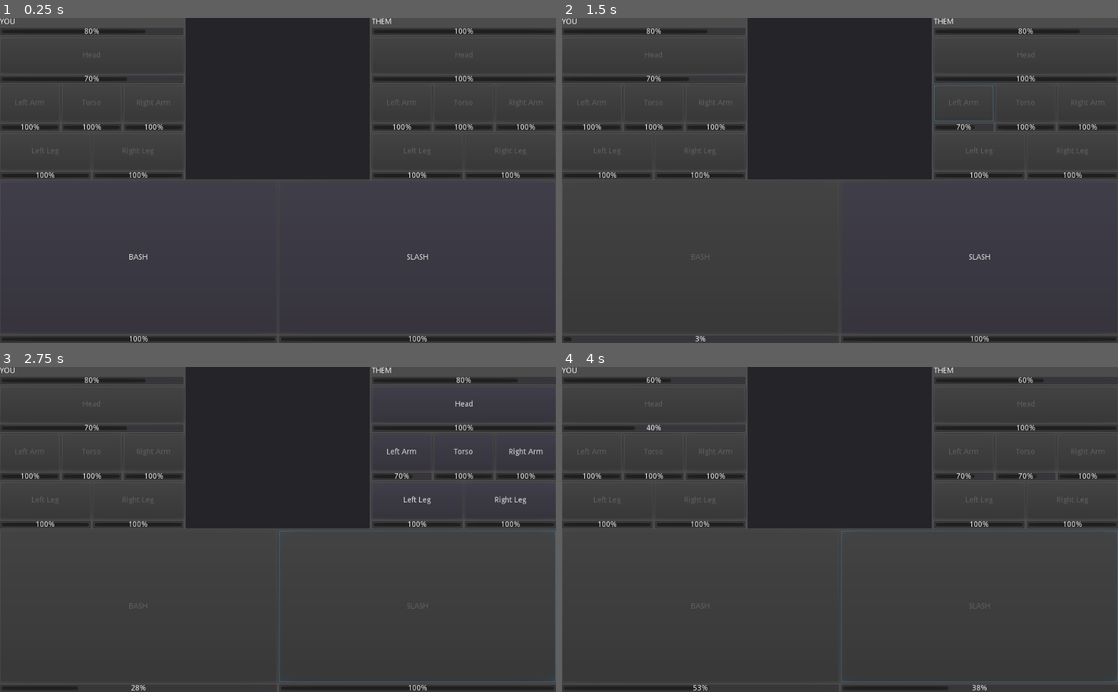
Above: before the commit, frames 1-4 (two rows, left to right).
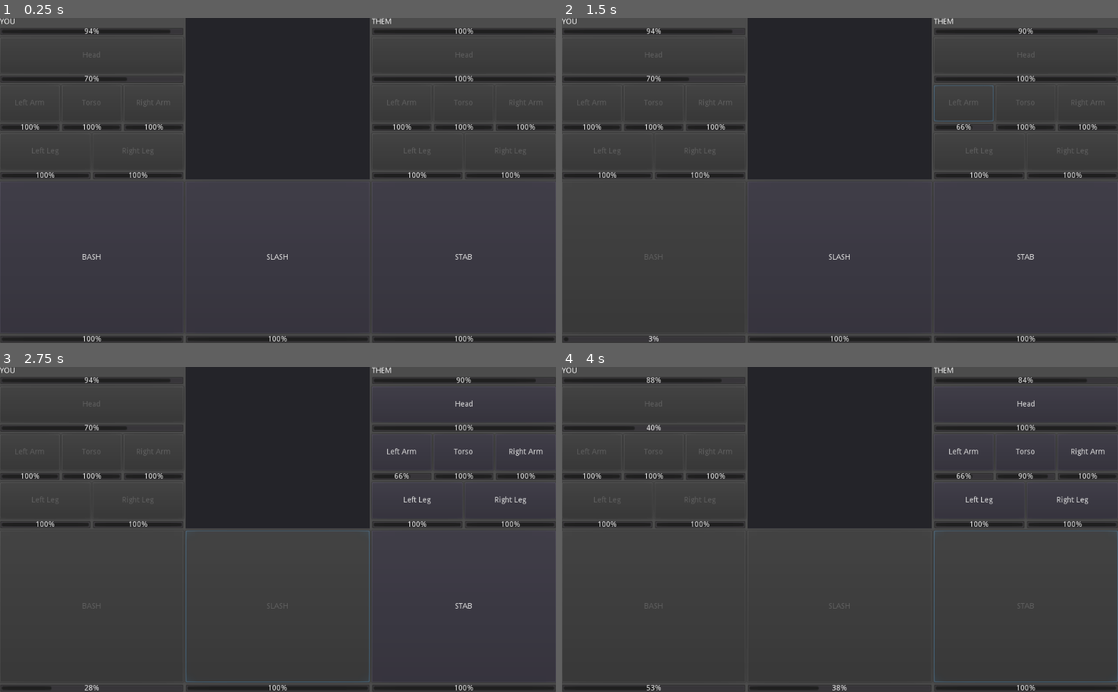
Above: after the commit, the same moments.

Repository: CertifiedIdiots/Tick
Game: Godot game, scene res://Game.tscn
The game is run twice, just before and just after one commit, with the same random seed, the same clock (stepped at 60 frames per second) and the same inputs.
Inputs (mouse positions are in pixels of both pictures, inside the frame that each line leads up to):
- Up to frame 1 (0.25 s): no input
- Up to frame 2 (1.5 s): click "BASH" at 0.5 s; click "Left Arm" at 1.25 s
- Up to frame 3 (2.75 s): click "SLASH" at 2 s
- Up to frame 4 (4 s): click "Torso" at 2.75 s; click (1023, 607) at 3.5 s, where only the run after the commit has a clickable "STAB"

The runs differ from the first frame. In frame 1, 0.4% of the frame differs, in the area x 14-86%, y 3-100%; in frame 2, 0.4%; in frame 3, 0.8%; in frame 4, 1.1%, in the area x 14-100%, y 3-100%.

Commit message:
add health to limbs, add dmg to skills

Diff:
--- a/Components/PartElement.gd
+++ b/Components/PartElement.gd
@@ -11,7 +11,7 @@
 
 func _process(delta):
 	if part != null:
-		$ProgressBar.value = part.health
+		$ProgressBar.value = (part.health/part.maximum_health)*100
 
 func toggle(value: bool):
 	$Button.disabled = !value
--- a/Game/Enemy.gd
+++ b/Game/Enemy.gd
@@ -2,4 +2,4 @@
 extends Entity
 
 func _init(name: String).(name):
-	skills = [Skill.new("BASH", 3)]
+	skills = [Skill.new("BASH", 3, 30)]
--- a/Game/Entity.gd
+++ b/Game/Entity.gd
@@ -1,14 +1,14 @@
 class_name Entity
 
-var health = 150
-var max_health = 150
+var health = 500
+var max_health = 500
 var body_parts = [
 	Head.new(100, 100, self),
-	Part.new("Left Arm", 100, 100, self),
-	Part.new("Torso", 100, 100, self),
-	Part.new("Right Arm", 100, 100, self),
-	Part.new("Left Leg", 100, 100, self),
-	Part.new("Right Leg", 100, 100, self)
+	Part.new("Left Arm", 150, 150, self),
+	Part.new("Torso", 300, 300, self),
+	Part.new("Right Arm", 150, 150, self),
+	Part.new("Left Leg", 150, 150, self),
+	Part.new("Right Leg", 150, 150, self)
 ]
 
 var body_parts_order = [
@@ -18,8 +18,9 @@
 ]
 
 var skills = [
-	Skill.new("BASH", 5),
-	Skill.new("SLASH", 3)
+	Skill.new("BASH", 5, 50),
+	Skill.new("SLASH", 3, 30),
+	Skill.new("STAB", 1, 10)
 ]
 
 var name
--- a/Game/Skill.gd
+++ b/Game/Skill.gd
@@ -3,11 +3,13 @@
 var name: String
 var cooldown: float
 var max_cooldown: float
+var damage: float
 
-func _init(name: String, cooldown: float):
+func _init(name: String, cooldown: float, damage: float):
 	self.name = name
 	self.cooldown = cooldown
 	self.max_cooldown = cooldown
+	self.damage = damage
 
 func use(on: Part):
-	on.damage(30)
+	on.damage(damage)
